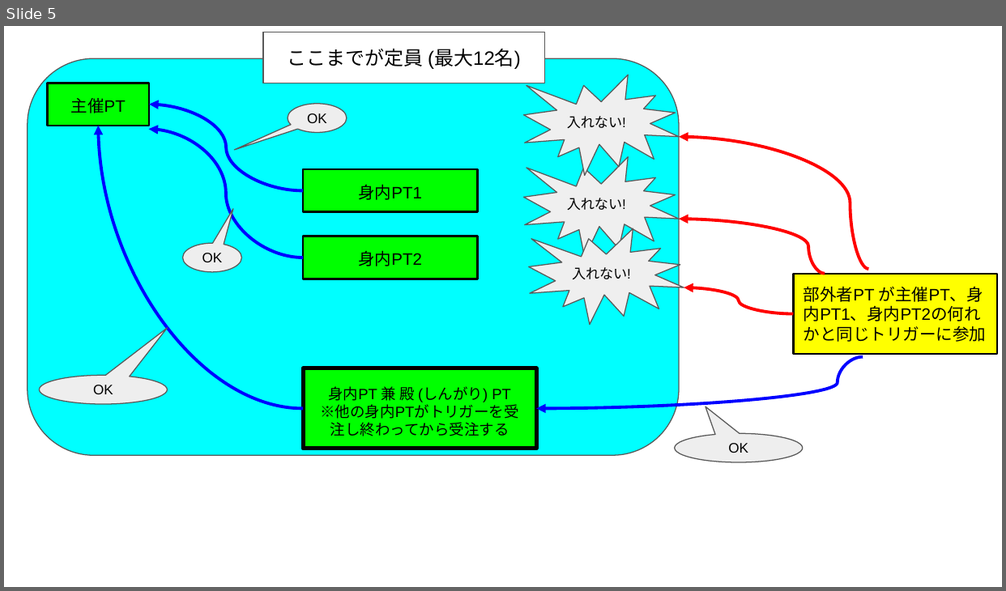
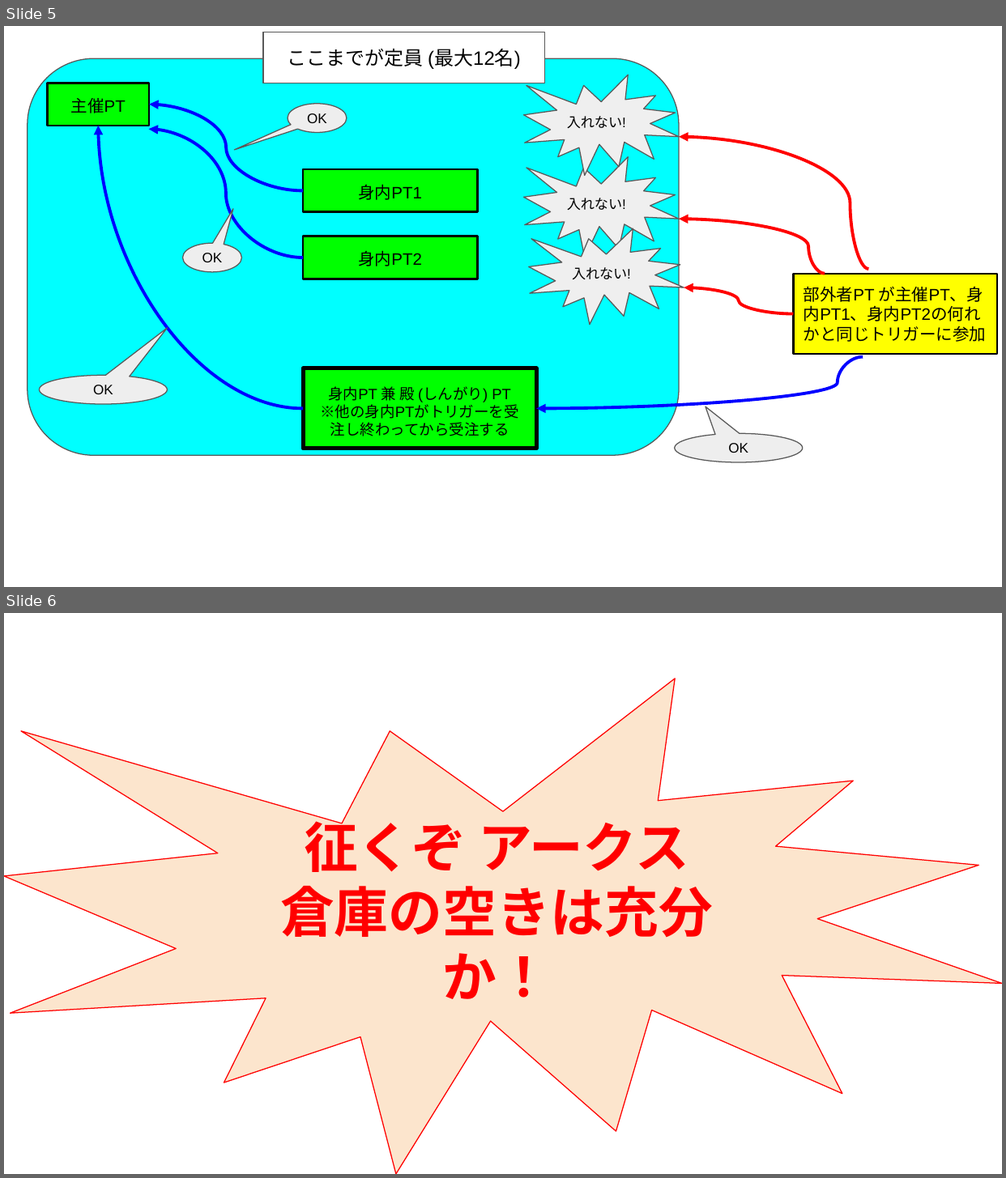
Before and after one commit to rougemeilland/pso2-docs, a slide deck: materials/ゆりかご関連画像素材.pptx. Shown one above the other, each under a label of ours: slide 5 before the commit, slides 5 and 6 after it. The pictures are 1006x591 and 1006x1178 pixels, drawn with LibreOffice and Linux fonts; fonts in the diff are those of the drawing. Boxes give left, top, right and bottom in pixels: in the first picture for what was removed or moved away, otherwise in the second. Text is boxed around its words. In the diff, an @@ line names an element or a change of style, - is before the commit and + after.

```diff
--- a/materials/ゆりかご関連画像素材.pptx
+++ b/materials/ゆりかご関連画像素材.pptx
@@ slide 6 added at <box>4,613,1002,1174</box>, background #FFFFFF @@
@@ irregular seal added at <box>4,679,1002,1174</box>, fill #FCE5CD, outline #FF0000 0.75 pt, 39 pt, text #FF0000, bold @@
+征くぞ アークス
+倉庫の空きは充分か！
```
Also in this commit, not shown: 1 other file.
